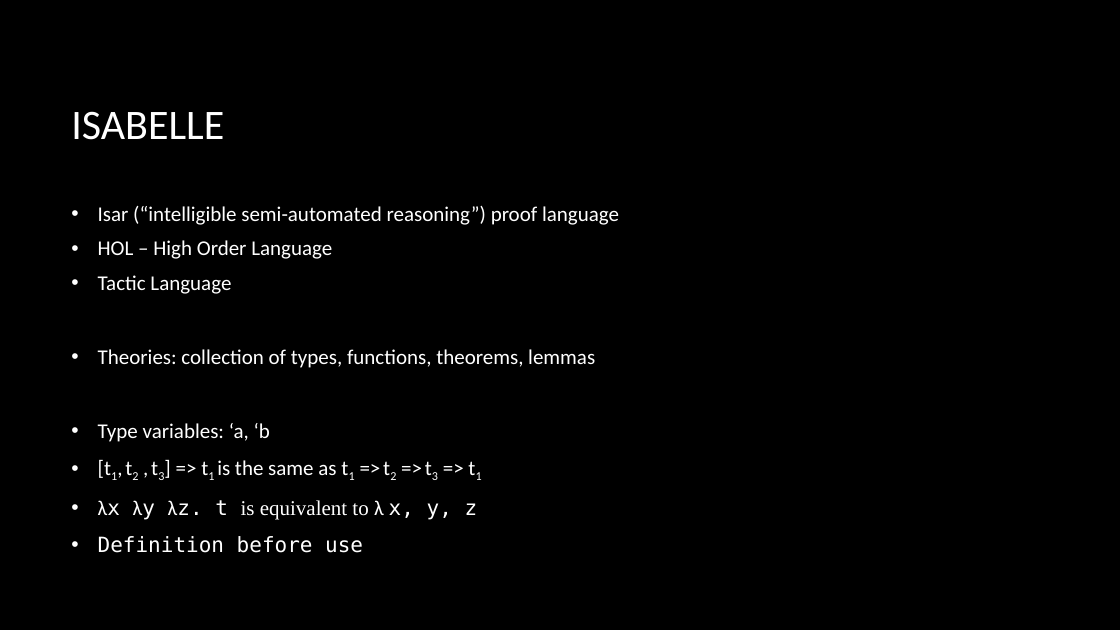
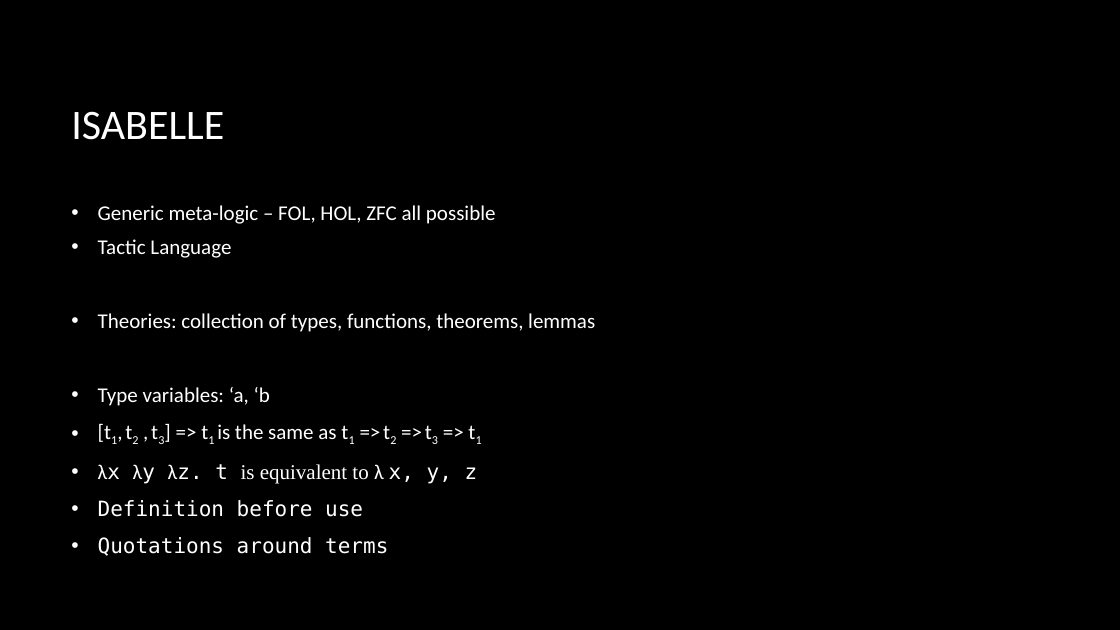
Before and after one commit to MTufekcioglu/CMSC22500-Isabelle, a slide deck: slide 3 of Presentation.pptx. Drawn at 1120x630 pixels with LibreOffice and Linux fonts; fonts in the diff are those of the drawing; background and template pictures are left out. Boxes give left, top, right and bottom in pixels: in the first picture for what was removed or moved away, otherwise in the second. Text is boxed around its words. In the diff, an @@ line names an element or a change of style, - is before the commit and + after.

```diff
--- a/Presentation.pptx
+++ b/Presentation.pptx
@@ text at (x1=98, y1=205, x2=496, y2=224): text changed @@
-• Isar (“intelligible semi-automated reasoning”) proof language
-• HOL – High Order Language
+• Generic meta-logic – FOL, HOL, ZFC all possible
@@ text at (x1=98, y1=537, x2=388, y2=556): paragraph added @@
+• Quotations around terms
```
Also in this commit, not shown: 2 other files.
